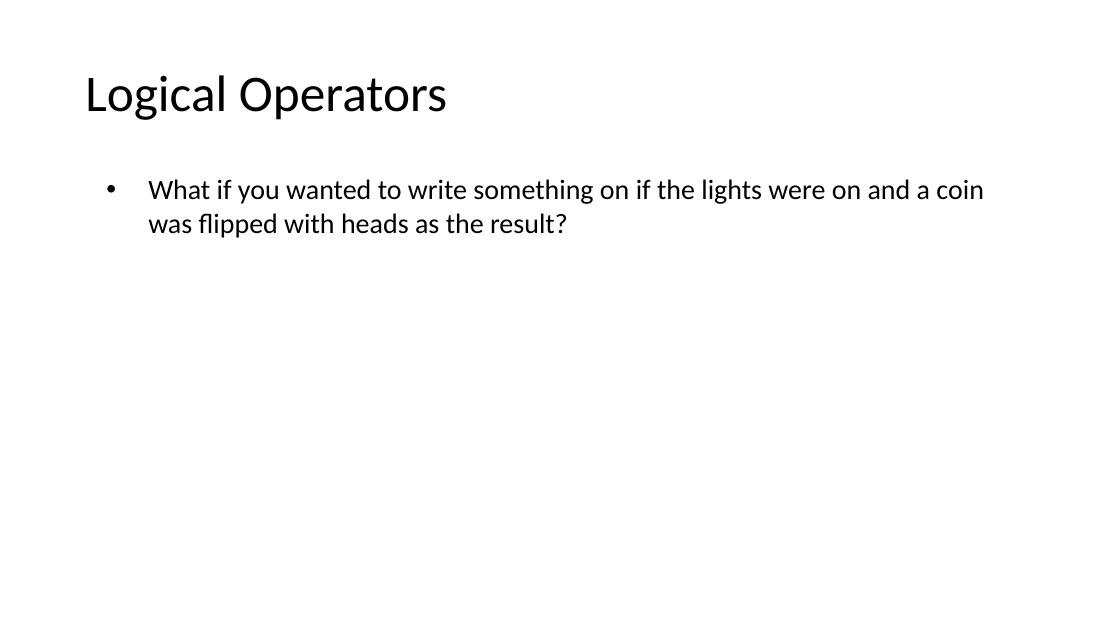
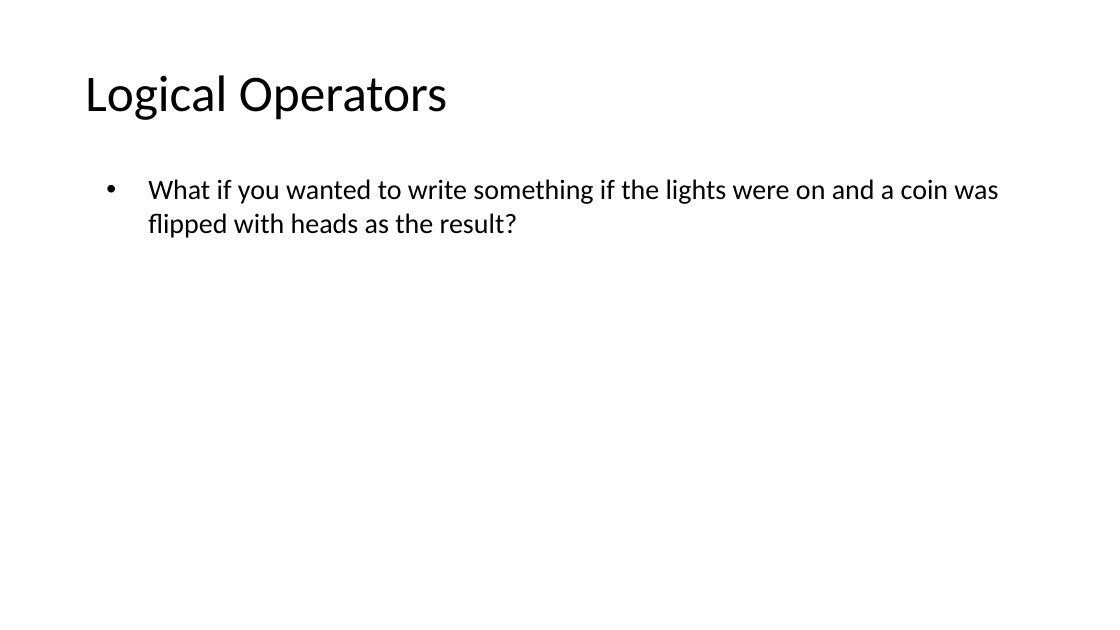
Before and after one commit to MrJoshGross/Course-Curricular-Material, a slide deck: slide 50 of wip/Lecture 2 - Binary, Logic, and Logical Operators.pptx. Drawn at 1120x630 pixels with LibreOffice and Linux fonts; fonts in the diff are those of the drawing. Boxes give left, top, right and bottom in pixels: in the first picture for what was removed or moved away, otherwise in the second. Text is boxed around its words. In the diff, an @@ line names an element or a change of style, - is before the commit and + after.

Commit message:
Update Lecture 2 - Binary, Logic, and Logical Operators.pptx
finished and, added or, xor

```diff
--- a/wip/Lecture 2 - Binary, Logic, and Logical Operators.pptx
+++ b/wip/Lecture 2 - Binary, Logic, and Logical Operators.pptx
@@ text at bbox=[148, 179, 998, 238]: text changed @@
-• What if you wanted to write something on if the lights were on and a coin was flipped with heads as the result?
+• What if you wanted to write something if the lights were on and a coin was flipped with heads as the result?
```
Also in this commit, not shown: 1 other slide changed, 40 slides added.
